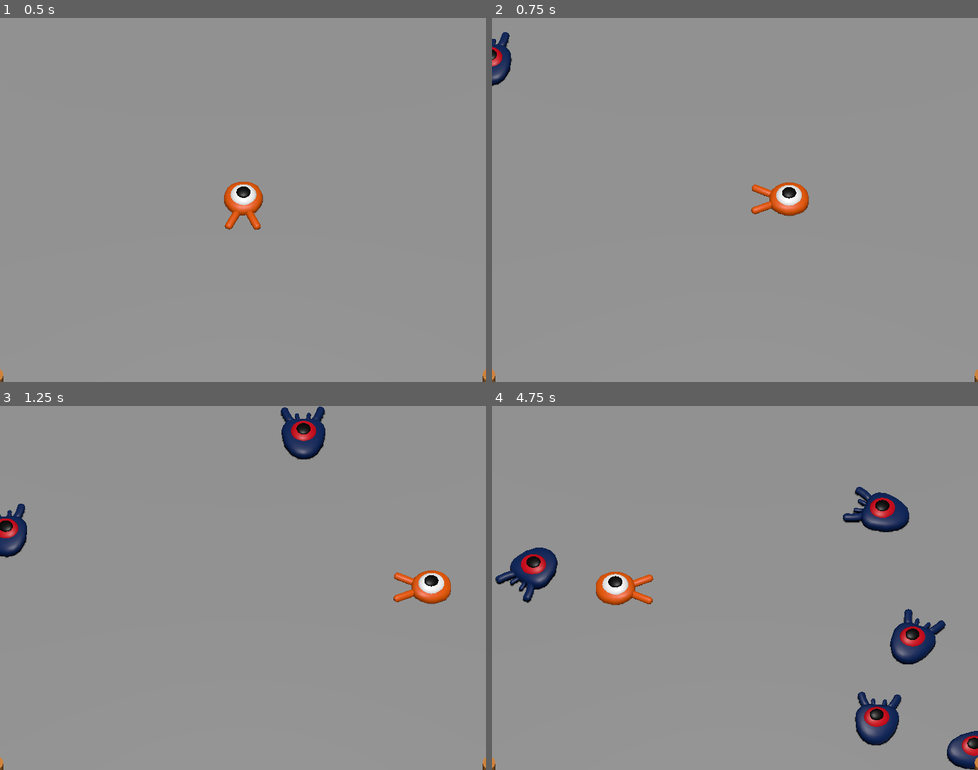
Above: before the commit, frames 1-4 (two rows, left to right).
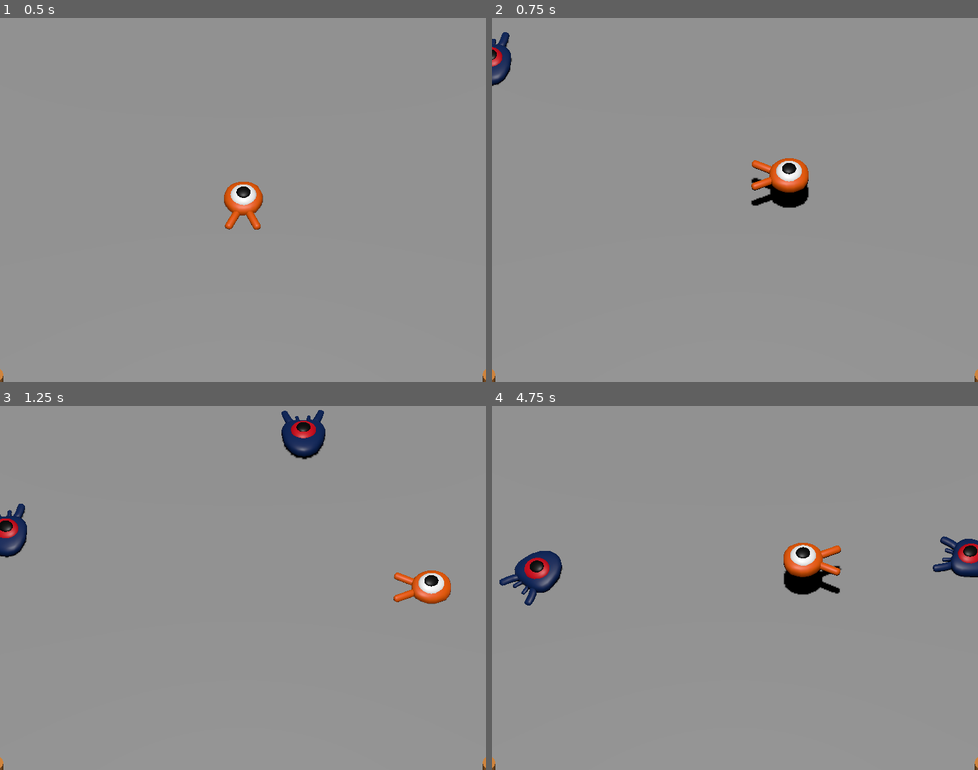
Above: after the commit, the same moments.

Repository: OlivierMarteaux/G005_SquashTheCreeps
Game: Godot game, scene res://scenes/main.tscn
Two runs of this game, one before a commit and one after it. Both use one fixed random seed, a clock stepped at 60 frames per second and the inputs below.
Inputs:
- Up to frame 1 (0.5 s): no input
- Up to frame 2 (0.75 s): tap Enter at 0.5 s; hold Right (move_right) from 0.53 s (still down); tap Space (jump) at 0.6 s
- Up to frame 3 (1.25 s): keep holding Right (move_right); tap Space (jump) at 0.77, 1.07 s
- Up to frame 4 (4.75 s): release Right (move_right) at 1.28 s; hold Down (move_back) 1.28-2.03 s; tap Space (jump) at 1.35, 1.52, 1.82, 2.1, 2.85, 3.02, 3.32, 3.6, 3.77, 4.07, 4.35, 4.52 s; hold Right (move_right) 2.03-2.78 s; hold Up (move_forward) 2.78-3.53 s; hold Left (move_left) from 3.53 s (still down)

Frame 1 is identical in both runs. In frame 2, 1.5% of the frame differs, in the area x 0-66%, y 6-55%; in frame 3, 0.3%; in frame 4, 7.2%, in the area x 0-100%, y 22-100%.

Commit message:
07_20261009_OM: Jumping and squashing monsters

Diff:
--- a/mob.gd
+++ b/mob.gd
@@ -1,4 +1,6 @@
 extends CharacterBody3D
+
+signal squashed
 
 @export var min_speed = 10
 @export var max_speed = 18
@@ -19,3 +21,8 @@
 
 func _on_visible_on_screen_notifier_3d_screen_exited() -> void:
 	queue_free()
+
+
+func squash():
+	squashed.emit()
+	queue_free()
--- a/mob.tscn
+++ b/mob.tscn
@@ -6,7 +6,9 @@
 [sub_resource type="BoxShape3D" id="BoxShape3D_yh4yq"]
 size = Vector3(1.4767914, 0.6757202, 1.7974396)
 
-[node name="Mob" type="CharacterBody3D" unique_id=841090746]
+[node name="Mob" type="CharacterBody3D" unique_id=841090746 groups=["mob"]]
+collision_layer = 2
+collision_mask = 0
 script = ExtResource("1_nokgg")
 
 [node name="Pivot" type="Node3D" parent="." unique_id=202387588]
--- a/project.godot
+++ b/project.godot
@@ -71,6 +71,12 @@
 ]
 }
 
+[layer_names]
+
+3d_physics/layer_1="player"
+3d_physics/layer_2="enemies"
+3d_physics/layer_3="world"
+
 [rendering]
 
 anti_aliasing/quality/msaa_3d=2
--- a/scenes/main.tscn
+++ b/scenes/main.tscn
@@ -30,6 +30,8 @@
 
 [node name="Ground" type="StaticBody3D" parent="." unique_id=722381922]
 transform = Transform3D(1, 0, 0, 0, 1, 0, 0, 0, 1, 0, -1, 0)
+collision_layer = 4
+collision_mask = 0
 metadata/_edit_group_ = true
 
 [node name="CollisionShape3D" type="CollisionShape3D" parent="Ground" unique_id=1882493177]
--- a/scenes/player.gd
+++ b/scenes/player.gd
@@ -4,6 +4,10 @@
 @export var speed = 14
 # The downward acceleration when in the air, in meters per second squared.
 @export var fall_acceleration = 75
+# jump impulsion
+@export var jump_impulse = 20
+# bounce impulsion
+@export var bounce_impulse = 16
 
 var target_velocity = Vector3.ZERO
 
@@ -31,9 +35,25 @@
 	target_velocity.x = direction.x * speed
 	target_velocity.z = direction.z * speed
 
-	# Vertical Velocity
+	# Falling down
 	if not is_on_floor(): # If in the air, fall towards the floor. Literally gravity
 		target_velocity.y = target_velocity.y - (fall_acceleration * delta)
+
+	# Jumping
+	if is_on_floor() && Input.is_action_just_pressed("jump") :
+		target_velocity.y = jump_impulse
+
+	# Collision management
+	for index in range(get_slide_collision_count()):
+		var collision = get_slide_collision(index)
+		if collision.get_collider() == null :
+			continue
+		if collision.get_collider().is_in_group("mob") :
+			var mob = collision.get_collider()
+			if Vector3.UP.dot(collision.get_normal()) > 0.1 :
+				mob.squash()
+				target_velocity.y = bounce_impulse
+				break
 
 	# Moving the Character
 	velocity = target_velocity
--- a/scenes/player.tscn
+++ b/scenes/player.tscn
@@ -7,6 +7,7 @@
 radius = 0.8
 
 [node name="Player" type="CharacterBody3D" unique_id=891297744]
+collision_mask = 6
 script = ExtResource("1_g2els")
 
 [node name="Pivot" type="Node3D" parent="." unique_id=168176825]
